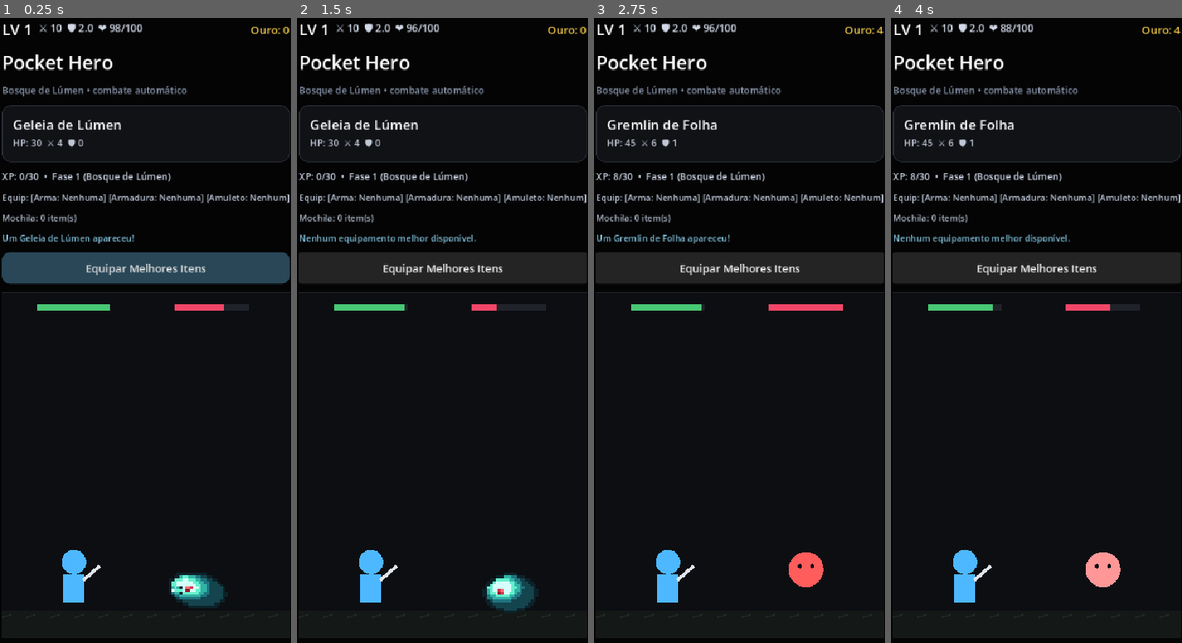
Above: before the commit, frames 1-4 (left to right).
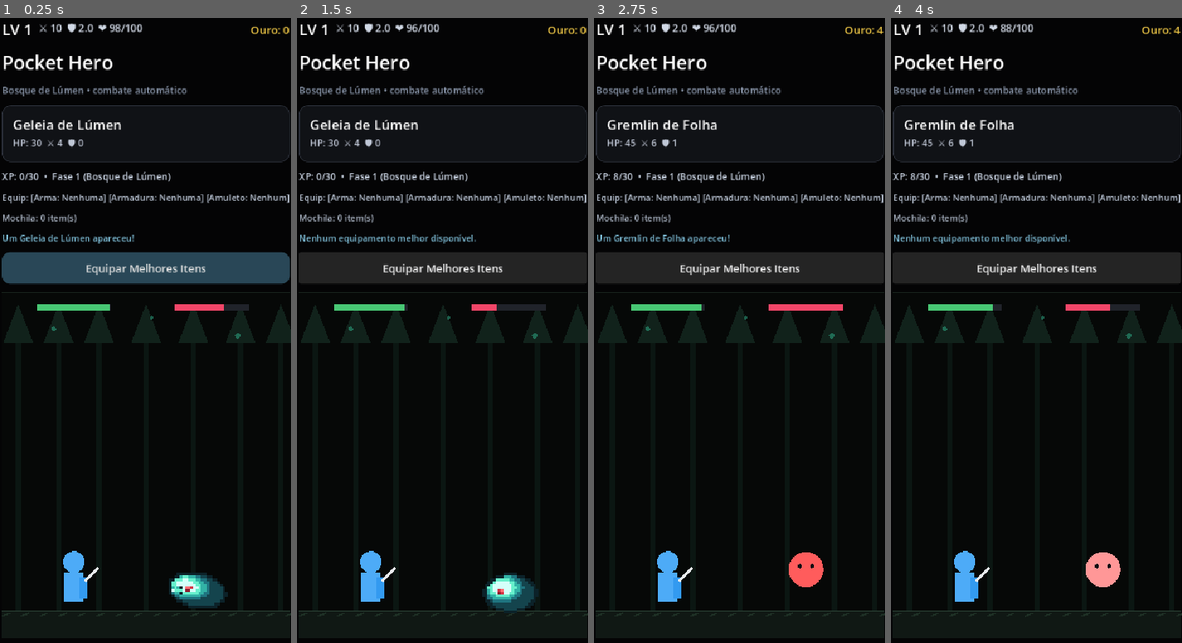
Above: after the commit, the same moments.

Repository: playertwo1/taskbarhero
Game: Godot game, scene res://scenes/main/Main.tscn
The game is run twice, just before and just after one commit, with the same random seed, the same clock (stepped at 60 frames per second) and the same inputs.
Inputs:
- Up to frame 1 (0.25 s): no input
- Up to frame 2 (1.5 s): click "Equipar Melhores Itens" at 0.5 s; click "Equipar Melhores Itens" at 1.25 s
- Up to frame 3 (2.75 s): click "Equipar Melhores Itens" at 2 s
- Up to frame 4 (4 s): tap Enter at 2.75 s; tap Space at 3.5 s

The runs differ from the first frame. In frame 1, 0.4% of the frame differs, in the area x 0-100%, y 47-96%; in frame 2, 0.4%; in frame 3, 0.4%; in frame 4, 0.4%.

Commit message:
feat: implement autonomous combat loop and validate Gate R10

Diff:
--- a/scripts/combat/BattleStrip.gd
+++ b/scripts/combat/BattleStrip.gd
@@ -68,23 +68,49 @@
 
 func _draw() -> void:
 	var s := size
-	# Background AMOLED
-	draw_rect(Rect2(Vector2.ZERO, s), Color("0d0e12"), true)
-	draw_line(Vector2(0, 1), Vector2(s.x, 1), Color("22252c"), 2.0)
+	# Background AMOLED do Bosque de Lúmen
+	draw_rect(Rect2(Vector2.ZERO, s), Color("060807"), true)
+	draw_line(Vector2(0, 1), Vector2(s.x, 1), Color("17231c"), 2.0)
 
-	# Ground / Faixa de batalha
+	# Silhuetas de árvores distantes (Bosque de Lúmen)
+	var bg_tree_color := Color("0b1612")
+	var mid_tree_color := Color("11221b")
+	for tx in [20, 80, 140, 210, 280, 350, 410]:
+		# Tronco
+		draw_rect(Rect2(tx, 40, 8, s.y - 82), bg_tree_color, true)
+		# Copa estilizada
+		var pts := PackedVector2Array([
+			Vector2(tx + 4, 18),
+			Vector2(tx - 18, 75),
+			Vector2(tx + 26, 75)
+		])
+		draw_colored_polygon(pts, mid_tree_color)
+
+	# Orbes flutuantes de Lúmen cintilante
+	var lumen_orb_color := Color("38d9a9", 0.40)
+	draw_circle(Vector2(s.x * 0.18, 55), 3.5, lumen_orb_color)
+	draw_circle(Vector2(s.x * 0.52, 38), 2.5, lumen_orb_color)
+	draw_circle(Vector2(s.x * 0.82, 65), 4.0, lumen_orb_color)
+
+	# Ground / Solo musgoso
 	var ground_y := s.y - 42.0
-	draw_rect(Rect2(0, ground_y, s.x, 42), Color("141816"), true)
-	for x in range(0, int(s.x), 36):
-		draw_line(Vector2(x, ground_y + 10), Vector2(x + 14, ground_y + 6), Color("202a24"), 2.0)
+	draw_rect(Rect2(0, ground_y, s.x, 42), Color("101814"), true)
+	draw_line(Vector2(0, ground_y), Vector2(s.x, ground_y), Color("2b4235"), 2.0)
+	for x in range(0, int(s.x), 28):
+		draw_line(Vector2(x, ground_y + 8), Vector2(x + 12, ground_y + 4), Color("1e3025"), 2.0)
 
-	# Hero placeholder (substituído por sprites reais nos marcos seguintes)
+	# Hero: Bastião (Guardião com espada e escudo)
 	var hero_x := s.x * 0.25
 	var hero_y := ground_y - 42.0
-	var hero_color := Color("4db8ff").lerp(Color.WHITE, hero_attack_flash * 0.70)
-	draw_circle(Vector2(hero_x, hero_y - 30), 18, hero_color)
-	draw_rect(Rect2(hero_x - 16, hero_y - 12, 32, 42), hero_color, true)
-	draw_line(Vector2(hero_x + 14, hero_y - 3), Vector2(hero_x + 38, hero_y - 24), Color("e0e4ec"), 5.0)
+	var hero_color := Color("4dabf7").lerp(Color.WHITE, hero_attack_flash * 0.70)
+	var shield_color := Color("339af0").lerp(Color.WHITE, hero_attack_flash * 0.50)
+	# Corpo e Elmo
+	draw_circle(Vector2(hero_x, hero_y - 30), 16, hero_color)
+	draw_rect(Rect2(hero_x - 14, hero_y - 14, 28, 42), hero_color, true)
+	# Escudo frontal de Bastião
+	draw_rect(Rect2(hero_x + 8, hero_y - 8, 12, 32), shield_color, true)
+	# Espada
+	draw_line(Vector2(hero_x + 16, hero_y - 2), Vector2(hero_x + 36, hero_y - 22), Color("e9ecef"), 4.0)
 
 	# Inimigo
 	var enemy_x := s.x * 0.73
--- /dev/null
+++ b/tests/TestR10.tscn
@@ -0,0 +1,6 @@
+[gd_scene load_steps=2 format=3]
+
+[ext_resource type="Script" path="res://tests/test_r10_combat_loop.gd" id="1_test"]
+
+[node name="TestR10" type="Node"]
+script = ExtResource("1_test")
--- /dev/null
+++ b/tests/test_r10_combat_loop.gd
@@ -0,0 +1,183 @@
+extends Node
+
+func _ready() -> void:
+	print("================================================================================")
+	print("--- TESTE R10: PROVA DO LOOP AUTÔNOMO DE COMBATE (5 CICLOS) E PERSISTÊNCIA ---")
+	print("================================================================================")
+
+	var pass_all: bool = true
+
+	# Reset do save para início de teste limpo
+	SaveManager.delete_save()
+
+	# Forçar reinicialização dos managers
+	ProgressionManager.level = 1
+	ProgressionManager.xp = 0
+	ProgressionManager.xp_next = 50
+	ProgressionManager.gold = 0
+	ProgressionManager.current_stage = 1
+
+	LootManager.equipment = {"weapon": null, "armor": null, "amulet": null}
+	LootManager.inventory.clear()
+
+	GameManager.hero_current_hp = GameManager.get_total_hero_max_hp()
+	GameManager.active_enemy = {}
+	GameManager.respawn_cd = 0.0
+	GameManager.is_paused = false
+
+	# Registrar primeiro spawn
+	GameManager.start_combat()
+
+	print("[INFO] Combate iniciado. Herói: Bastião (HP: %.0f, ATK: %.1f, DEF: %.1f)" % [
+		GameManager.hero_current_hp,
+		GameManager.get_total_hero_attack(),
+		GameManager.get_total_hero_defense()
+	])
+
+	var cycle_records: Array = []
+	var total_cycles_target: int = 5
+	var completed_cycles: int = 0
+
+	var cycle_start_time: int = Time.get_ticks_msec()
+	var hero_hits: int = 0
+	var enemy_hits: int = 0
+
+	# Simular ticks de física/processo até completar 5 ciclos
+	var max_simulated_seconds: float = 60.0
+	var dt: float = 0.05
+	var elapsed: float = 0.0
+
+	while completed_cycles < total_cycles_target and elapsed < max_simulated_seconds:
+		var enemy_before_tick: Dictionary = GameManager.active_enemy.duplicate(true)
+		var enemy_hp_before: float = GameManager.active_enemy_hp
+		var hero_hp_before: float = GameManager.hero_current_hp
+
+		# Avança o loop do GameManager
+		GameManager._process(dt)
+		elapsed += dt
+
+		if not GameManager.active_enemy.is_empty():
+			if GameManager.active_enemy_hp < enemy_hp_before:
+				hero_hits += 1
+			if GameManager.hero_current_hp < hero_hp_before:
+				enemy_hits += 1
+		else:
+			# Inimigo acabou de morrer neste ciclo
+			if not enemy_before_tick.is_empty():
+				completed_cycles += 1
+				var cycle_duration_s: float = float(Time.get_ticks_msec() - cycle_start_time) / 1000.0
+
+				var rec: Dictionary = {
+					"ciclo": completed_cycles,
+					"inimigo": enemy_before_tick.get("name", "Inimigo"),
+					"duracao_segundos": cycle_duration_s,
+					"golpes_heroi": hero_hits,
+					"golpes_inimigo": enemy_hits,
+					"xp_total": ProgressionManager.xp,
+					"nivel": ProgressionManager.level,
+					"ouro_total": ProgressionManager.gold,
+					"mochila_itens": LootManager.inventory.size()
+				}
+				cycle_records.append(rec)
+
+				print("[CICLO %d CONCLUÍDO] Derrotou '%s' em %.2fs | Golpes Herói: %d, Golpes Inimigo: %d | XP: %d/Nvl %d | Ouro: %d | Itens: %d" % [
+					rec["ciclo"], rec["inimigo"], rec["duracao_segundos"],
+					rec["golpes_heroi"], rec["golpes_inimigo"],
+					rec["xp_total"], rec["nivel"], rec["ouro_total"], rec["mochila_itens"]
+				])
+
+				# Tenta auto-equipar melhor item se dropou algo
+				var equipped_count: int = LootManager.equip_best_items()
+				if equipped_count > 0:
+					print("  -> Auto-equipamento: %d item(s) equipados! Novos stats: ATK %.1f, DEF %.1f, MAX_HP %.0f" % [
+						equipped_count,
+						GameManager.get_total_hero_attack(),
+						GameManager.get_total_hero_defense(),
+						GameManager.get_total_hero_max_hp()
+					])
+
+				# Prepara próximo ciclo
+				cycle_start_time = Time.get_ticks_msec()
+				hero_hits = 0
+				enemy_hits = 0
+
+	if completed_cycles < total_cycles_target:
+		print("ERRO: Apenas %d ciclos completados dentro do limite de tempo." % completed_cycles)
+		pass_all = false
+	else:
+		print("[PASS] Meta de %d ciclos autônomos atingida com sucesso!" % total_cycles_target)
+
+	# 2. Validar persistência Save/Load
+	print("\n--- TESTANDO PERSISTÊNCIA (SAVE / LOAD) ---")
+	GameManager.save_full_state()
+
+	if not SaveManager.has_save():
+		print("ERRO: Arquivo de save não foi gerado no disco.")
+		pass_all = false
+	else:
+		print("[PASS] Arquivo de save gerado com sucesso em user://")
+
+	var saved_level: int = ProgressionManager.level
+	var saved_xp: int = ProgressionManager.xp
+	var saved_gold: int = ProgressionManager.gold
+	var saved_inv_size: int = LootManager.inventory.size()
+
+	# Reset em memória
+	ProgressionManager.level = 999
+	ProgressionManager.xp = 0
+	ProgressionManager.gold = 0
+	LootManager.inventory.clear()
+
+	# Recarregar do arquivo
+	GameManager.load_full_state()
+
+	if ProgressionManager.level != saved_level or ProgressionManager.xp != saved_xp or ProgressionManager.gold != saved_gold:
+		print("ERRO: Dados de progressão recarregados não coincidem com o salvo!")
+		pass_all = false
+	elif LootManager.inventory.size() != saved_inv_size:
+		print("ERRO: Tamanho do inventário recarregado (%d) diverge do salvo (%d)" % [LootManager.inventory.size(), saved_inv_size])
+		pass_all = false
+	else:
+		print("[PASS] Persistência confirmada: Level %d, XP %d, Ouro %d, Itens %d recarregados com perfeição!" % [
+			ProgressionManager.level, ProgressionManager.xp, ProgressionManager.gold, LootManager.inventory.size()
+		])
+
+	# 3. Validar instância da cena de combate integrada com UI e BattleStrip
+	print("\n--- TESTANDO INTEGRAÇÃO DA CENA PRINCIPAL COM BATTLESTRIP ---")
+	var main_scene: PackedScene = load("res://scenes/main/Main.tscn")
+	if not main_scene:
+		print("ERRO: Não foi possível carregar Main.tscn")
+		pass_all = false
+	else:
+		var main_node: Node = main_scene.instantiate()
+		add_child(main_node)
+
+		var bs: Control = main_node.get_node_or_null("Root/Content/BattleStrip") as Control
+		if not bs:
+			print("ERRO: BattleStrip ausente na cena principal")
+			pass_all = false
+		else:
+			print("[PASS] BattleStrip encontrado e operacional na árvore de nós")
+			# Simula forçar a Geleia de Lúmen no strip
+			bs.set_enemy({"id": "geleia_de_lumen", "name": "Geleia de Lúmen", "boss": false})
+			if bs.enemy_visual == null or not bs.enemy_visual.visible:
+				print("ERRO: Visual animado da Geleia de Lúmen não foi ativado no BattleStrip")
+				pass_all = false
+			else:
+				print("[PASS] Visual animado da Geleia de Lúmen ativado e visível no BattleStrip")
+				bs.flash_hero_attack()
+				bs.flash_enemy_attack()
+				bs.play_enemy_death()
+				print("[PASS] Disparadores de animação (hit, attack, death) acionados sem erros")
+
+		main_node.free()
+
+	print("\n================================================================================")
+	if pass_all:
+		print("=== GATE R10 HOMOLOGADO COM SUCESSO: LOOP AUTÔNOMO E PERSISTÊNCIA PASS ===")
+		print("================================================================================")
+		get_tree().quit(0)
+	else:
+		print("=== GATE R10 FALHOU ===")
+		print("================================================================================")
+		get_tree().quit(1)
Not shown, added: tests/test_r10_combat_loop.gd.uid
Not shown, changed: ROADMAP.md
Not shown, changed: docs/REGISTRO_DE_AUDITORIA.md
